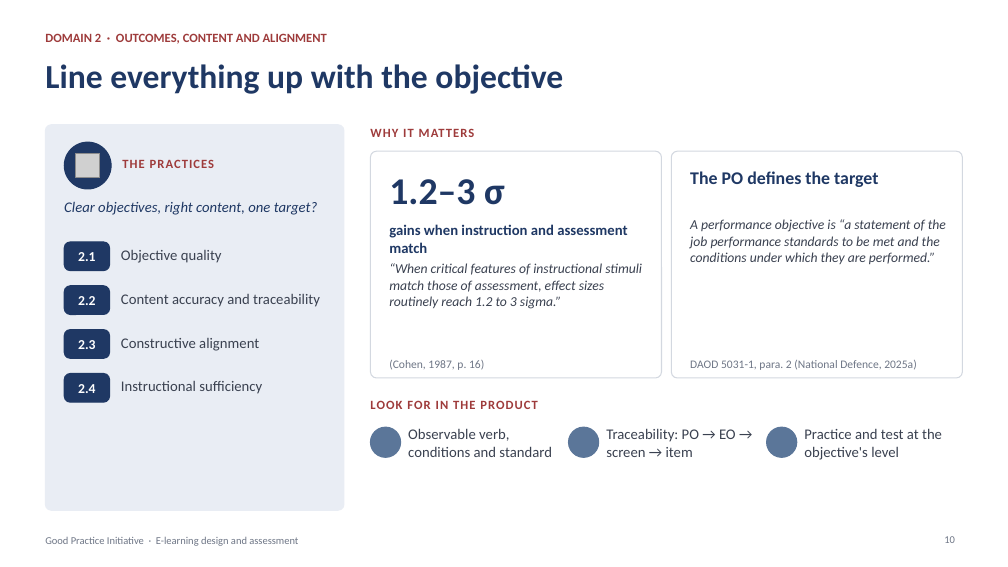
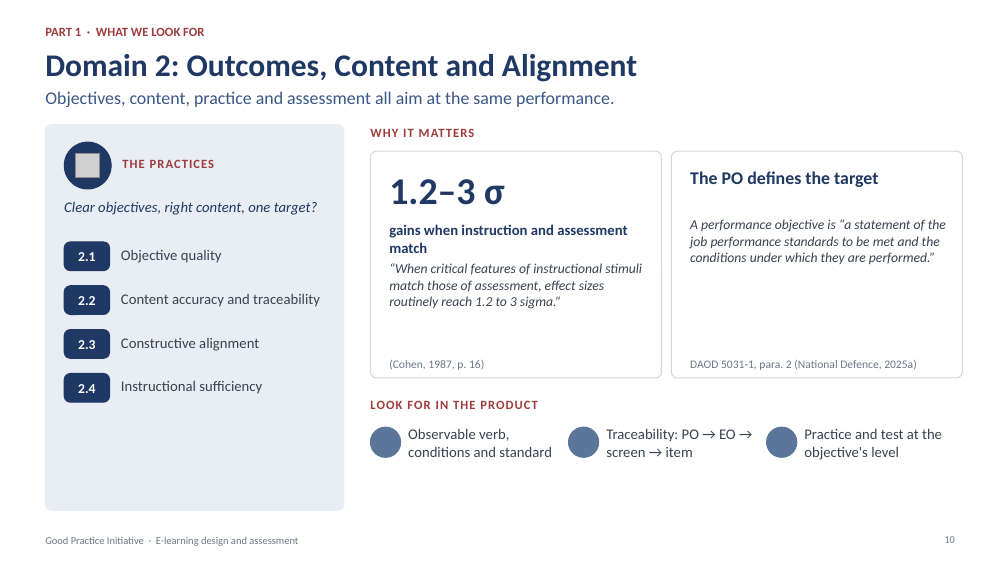
Before and after one commit to hpf118/Tina, a slide deck: slide 10 of good-practice-deck/Good-Practice-Initiative-Team-Briefing.pptx. Drawn at 1008x567 pixels with LibreOffice and Linux fonts; fonts in the diff are those of the drawing; grey boxes stand for pictures; background and template pictures are left out. Boxes give left, top, right and bottom in pixels: in the first picture for what was removed or moved away, otherwise in the second. Text is boxed around its words. In the diff, an @@ line names an element or a change of style, - is before the commit and + after.

```diff
--- a/good-practice-deck/Good-Practice-Initiative-Team-Briefing.pptx
+++ b/good-practice-deck/Good-Practice-Initiative-Team-Briefing.pptx
@@ text added at (x1=45, y1=27, x2=204, y2=36), 12 pt, text #9E3B3B, bold @@
+PART 1 · WHAT WE LOOK FOR
@@ title at (x1=45, y1=54, x2=637, y2=82): text changed; size 12 to 30 pt; text colour #9E3B3B to #1F3864 @@
-DOMAIN 2 · OUTCOMES, CONTENT AND ALIGNMENT
+Domain 2: Outcomes, Content and Alignment
@@ title removed at (x1=45, y1=64, x2=563, y2=94) @@
-Line everything up with the objective
@@ text added at (x1=45, y1=91, x2=614, y2=107), 17 pt, text #3A5787 @@
+Objectives, content, practice and assessment all aim at the same performance.
```
Also in this commit, not shown: 26 other slides changed, 2 other files.
